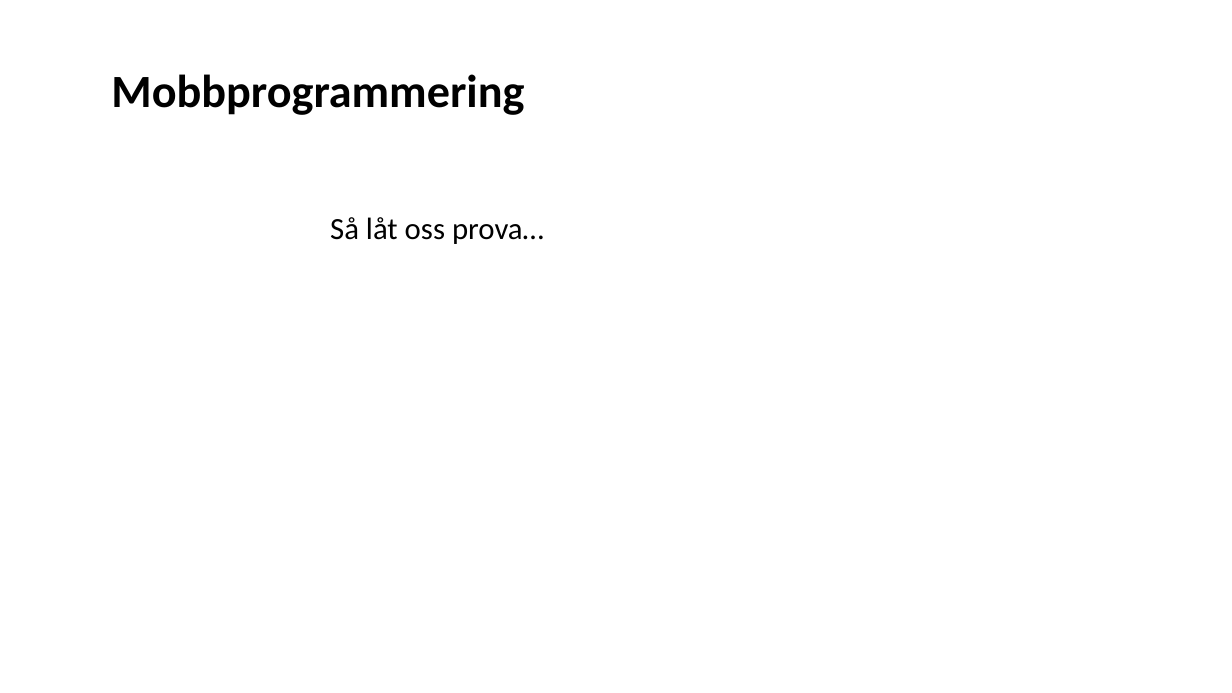
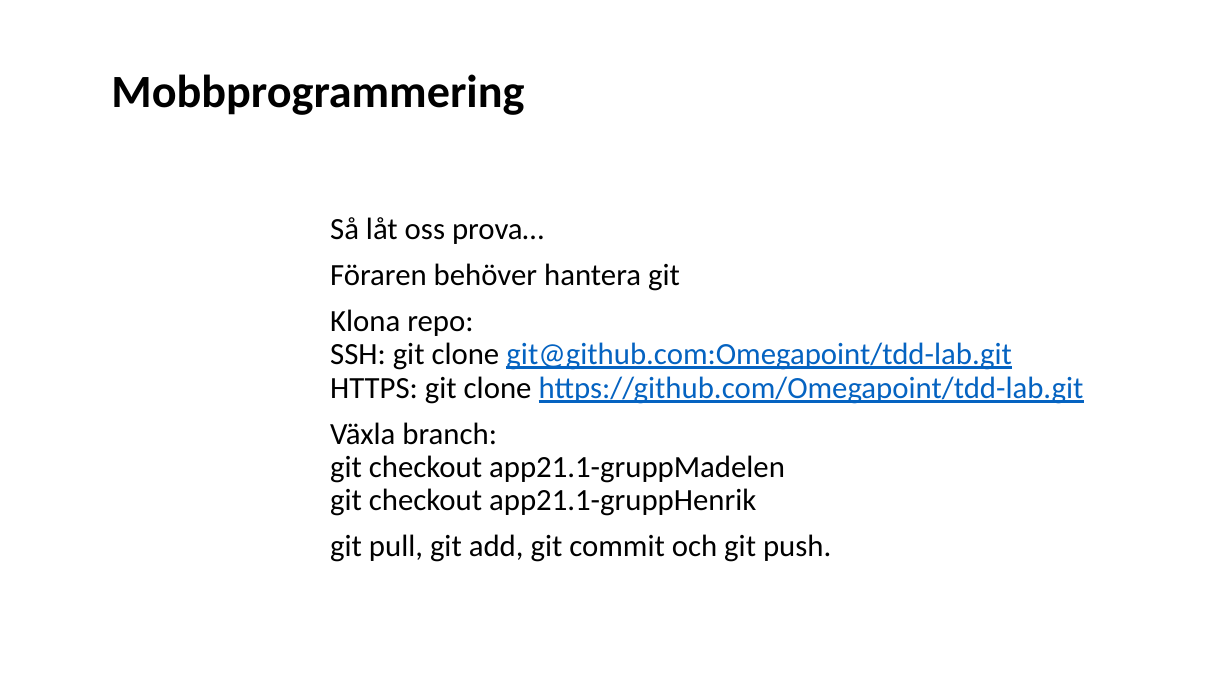
Before and after one commit to Omegapoint/tdd-lab, a slide deck: slide 7 of TDD-Presentation.pptx. Drawn at 1232x693 pixels with LibreOffice and Linux fonts; fonts in the diff are those of the drawing. Boxes give left, top, right and bottom in pixels: in the first picture for what was removed or moved away, otherwise in the second. Text is boxed around its words. In the diff, an @@ line names an element or a change of style, - is before the commit and + after.

Commit message:
Added git instructions

```diff
--- a/TDD-Presentation.pptx
+++ b/TDD-Presentation.pptx
@@ subtitle at [330,263,1084,562]: paragraphs added @@
+Föraren behöver hantera git
+Klona repo:
+SSH: git clone git@github.com:Omegapoint/tdd-lab.git
+HTTPS: git clone https://github.com/Omegapoint/tdd-lab.git
+Växla branch:
+git checkout app21.1-gruppMadelen
+git checkout app21.1-gruppHenrik
+git pull, git add, git commit och git push.
```
